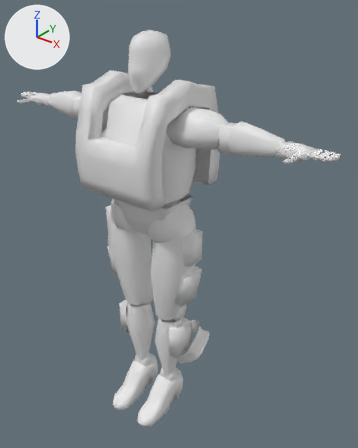
Two versions of the Blender file Criação de Personagens II/Proxy Model.blend, one commit apart.
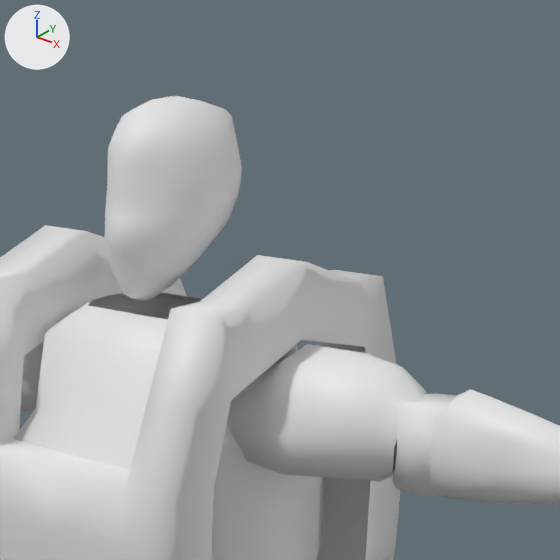
Each version appears first whole from a 50 mm lens placed at (2.199, -2.431, 3.23), pointed at (0.122, 0.165, 1.62), and next in a close-up on the part from 27% to 75% of the width and 0% to 39% of the height. Lighting does not change. The marker at upper left points along +X, +Y and +Z. The last two pictures show the newer version.

The first close-up shows 'Character'.
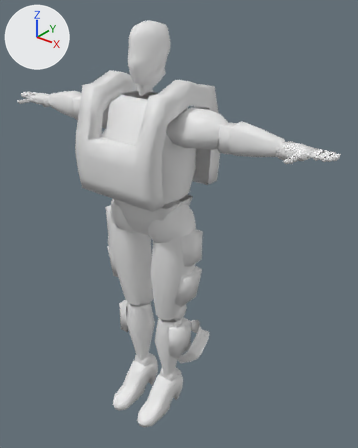
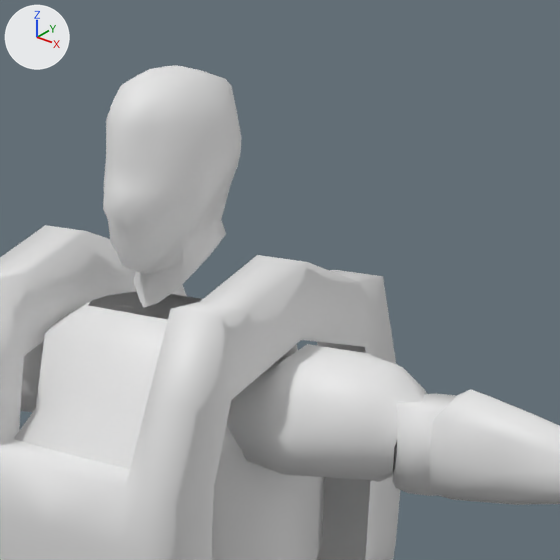
Pixel boxes [x1, y1, x2, y2] of what changed, in the close-ups (560 x 560 px; the box of a moved part takes in the faces that stretch with it):
'Character', reshaped: before [0, 96, 560, 560]; after [0, 65, 560, 560]
part 1 of me_character, moved or reshaped: before [104, 96, 242, 301]; after [103, 65, 242, 308]

The change, as a diff of the scene's bpy script:
```diff
--- a/Criação de Personagens II/Proxy Model.blend.py
+++ b/Criação de Personagens II/Proxy Model.blend.py
@@ me_character @@
 # used by ob_character; location = (0.0, 0.0, 0.0)
-me_character.from_pydata(...)  # 1869 vertices, 1811 faces; spans x -1.32..0.0, y -0.38..0.38, z 0.0..2.97
+me_character.from_pydata(...)  # 1881 vertices, 1819 faces; spans x -1.32..0.0, y -0.38..0.38, z 0.0..3.02
+# me_character part 1
+# 5 vertices are removed from x -0.03..0.0, y -0.13..0.08, z 2.62..2.8
+# 14 faces are deleted
+# 50 vertices in x -0.13..0.0, y -0.16..0.18, z 2.6..2.97 move by (0.0, 0.0, 0.05)
+# 37 vertices in x -0.12..0.0, y -0.15..0.19, z 2.6..2.96 move by (0.0, 0.0, 0.06)
+# 5 vertices move from x -0.02..0.0, y -0.13..0.08, z 2.62..2.86 to x -0.06..0.0, y -0.13..0.13, z 2.64..2.86
+# 17 vertices are added at x -0.07..0.0, y -0.13..0.15, z 2.58..2.92
+# 22 new faces join them
```
